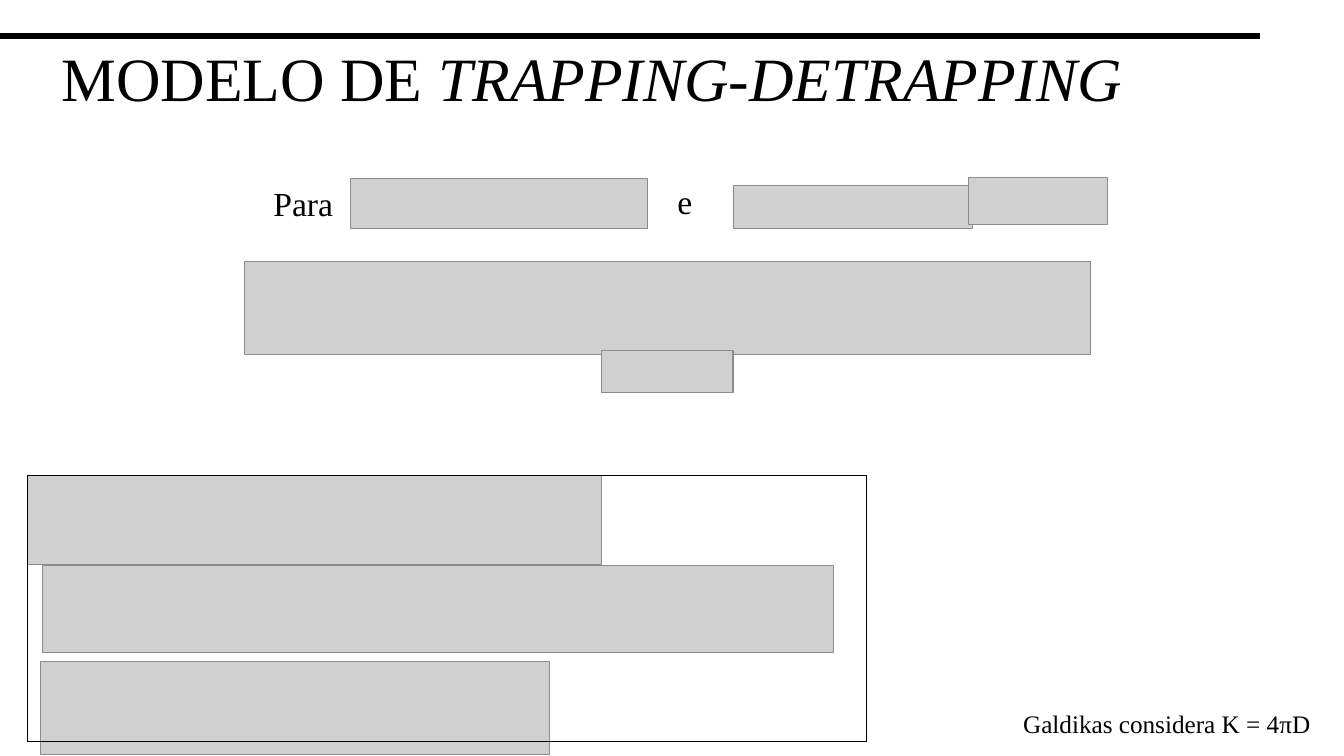
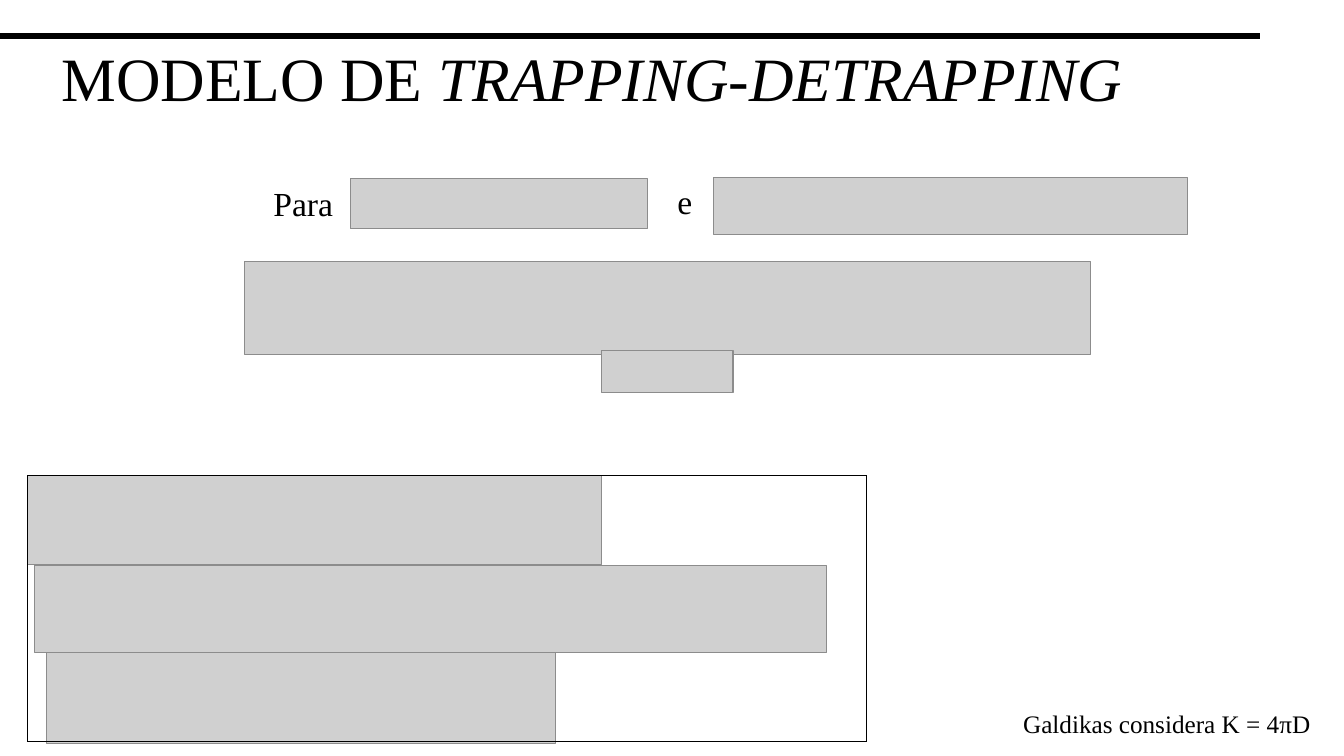
Before and after one commit to juliafmoraes/tcc, a slide deck: slide 18 of TF/JuliaFernandesMoraes.pptx. Drawn at 1344x756 pixels with LibreOffice and Linux fonts; fonts in the diff are those of the drawing; grey boxes stand for pictures. Boxes give left, top, right and bottom in pixels: in the first picture for what was removed or moved away, otherwise in the second. Text is boxed around its words. In the diff, an @@ line names an element or a change of style, - is before the commit and + after.

```diff
--- a/TF/JuliaFernandesMoraes.pptx
+++ b/TF/JuliaFernandesMoraes.pptx
@@ picture added at [714, 178, 1188, 235] @@
@@ picture removed at [969, 177, 1109, 225] @@
@@ picture removed at [733, 186, 973, 229] @@
@@ picture: place and size @@
-picture at [42, 566, 834, 653]
+picture at [35, 566, 827, 653]
@@ picture: place and size @@
-picture at [40, 661, 549, 755]
+picture at [46, 650, 556, 744]
```
Also in this commit, not shown: 2 other slides changed.
